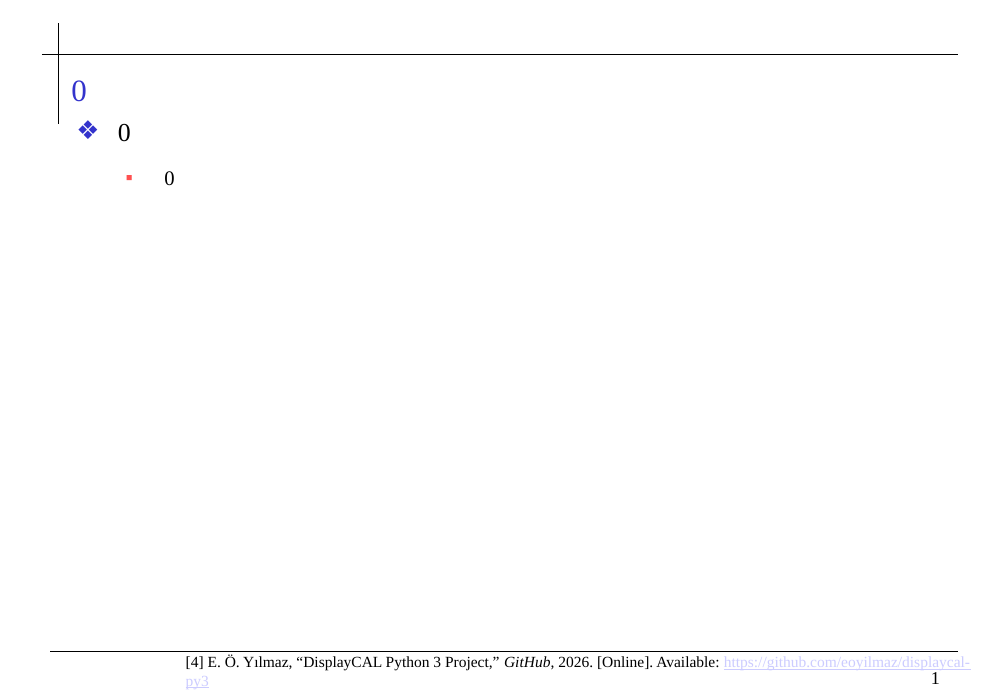
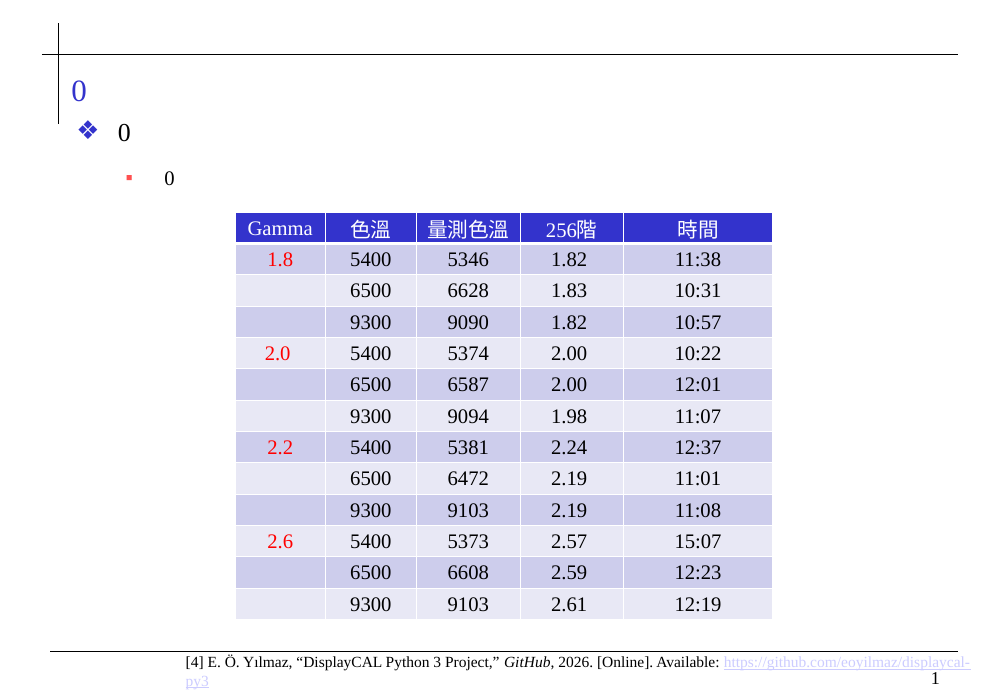
Before and after one commit to 0ilasis0/home, a slide deck: slide 1 of temp.pptx. Drawn at 1008x698 pixels with LibreOffice and Linux fonts; fonts in the diff are those of the drawing; background and template pictures are left out. Boxes give left, top, right and bottom in pixels: in the first picture for what was removed or moved away, otherwise in the second. Text is boxed around its words. In the diff, an @@ line names an element or a change of style, - is before the commit and + after.

```diff
--- a/temp.pptx
+++ b/temp.pptx
@@ table added at [235, 212, 773, 620], 13 rows, 5 columns @@
+Gamma | 色溫 | 量測色溫 | 256階 | 時間
+1.8 | 5400 | 5346 | 1.82 | 11:38
+ | 6500 | 6628 | 1.83 | 10:31
+ | 9300 | 9090 | 1.82 | 10:57
+2.0 | 5400 | 5374 | 2.00 | 10:22
+ | 6500 | 6587 | 2.00 | 12:01
+ | 9300 | 9094 | 1.98 | 11:07
+2.2 | 5400 | 5381 | 2.24 | 12:37
+ | 6500 | 6472 | 2.19 | 11:01
+ | 9300 | 9103 | 2.19 | 11:08
+2.6 | 5400 | 5373 | 2.57 | 15:07
+ | 6500 | 6608 | 2.59 | 12:23
+ | 9300 | 9103 | 2.61 | 12:19
```
Also in this commit, not shown: 13 other files.
